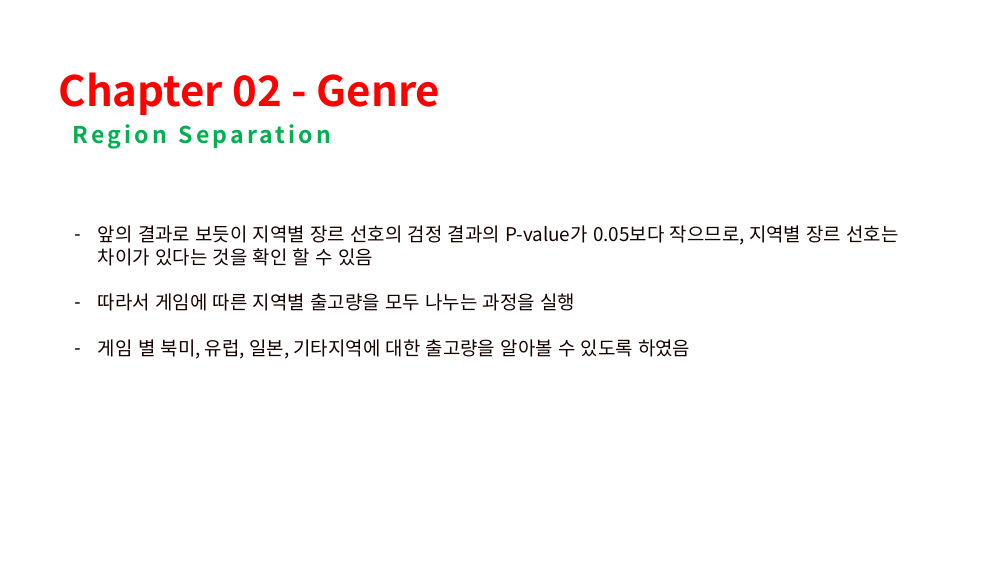
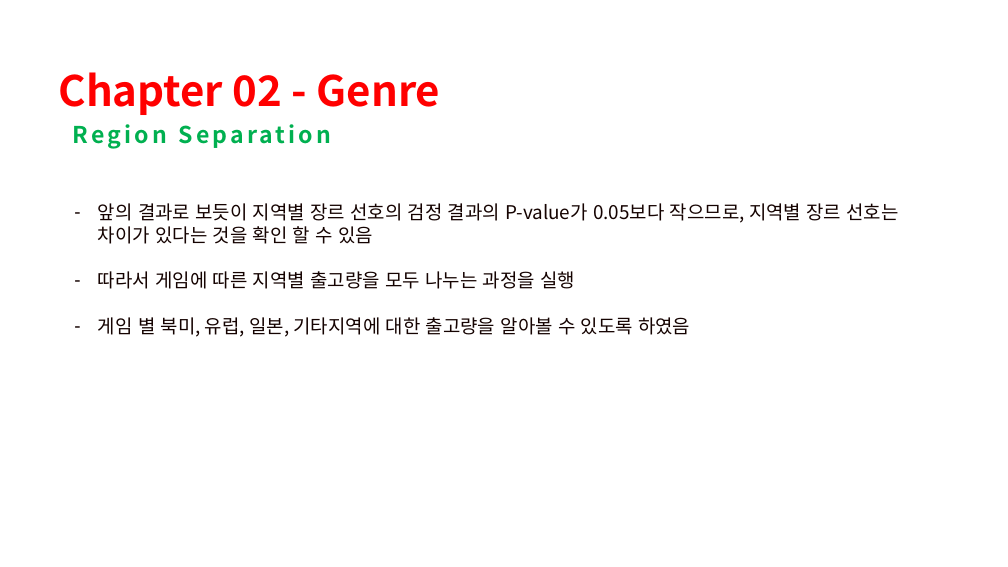
Before and after one commit to kmukhs/AIB17_Section1_Project, a slide deck: slide 6 of AIB17_Section1_Project_김현섭.pptx (slide 7 before the commit). Drawn at 1008x567 pixels with LibreOffice and Linux fonts; fonts in the diff are those of the drawing; background and template pictures are left out. Boxes give left, top, right and bottom in pixels: in the first picture for what was removed or moved away, otherwise in the second. Text is boxed around its words. In the diff, an @@ line names an element or a change of style, - is before the commit and + after.

```diff
--- a/AIB17_Section1_Project_김현섭.pptx
+++ b/AIB17_Section1_Project_김현섭.pptx
@@ text "앞의 결과로 보듯이 지역별 장르 ...": place and size @@
-text "앞의 결과로 보듯이 지역별 장르 ..." at (98,225,899,359)
+text "앞의 결과로 보듯이 지역별 장르 ..." at (98,203,899,337)
```
Also in this commit, not shown: 19 other slides changed, 10 slides removed.
